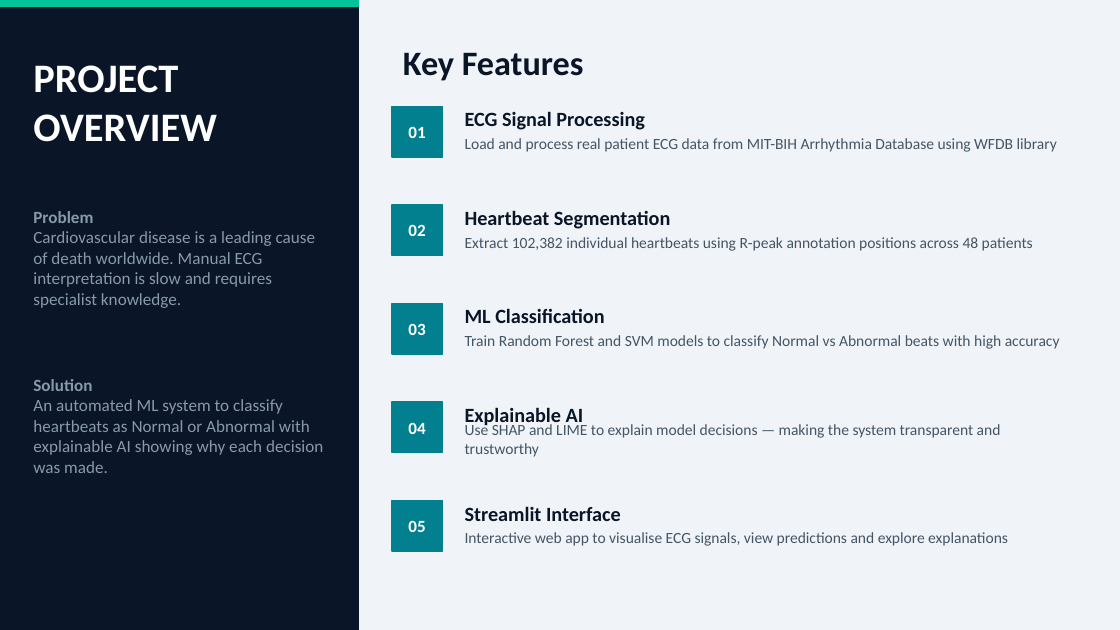
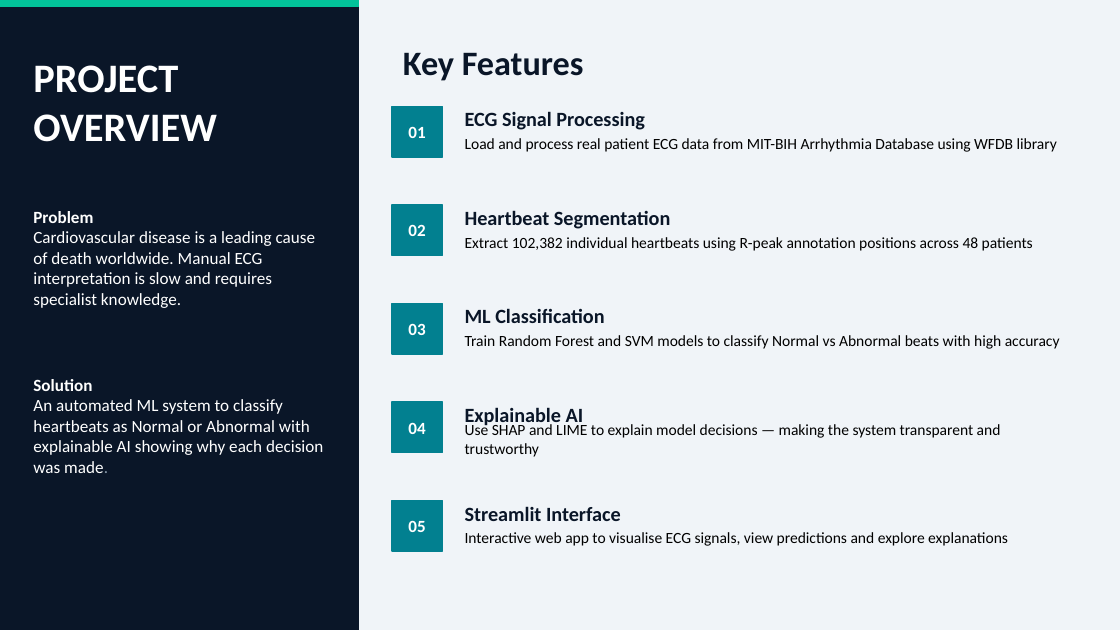
Before and after one commit to saugatpokharel/ecg-heartbeat-classification-xai, a slide deck: slide 2 of Docs/Interim_Presentation_Saugat_Pokharel_3093315.pptx. Drawn at 1120x630 pixels with LibreOffice and Linux fonts; fonts in the diff are those of the drawing. Boxes give left, top, right and bottom in pixels: in the first picture for what was removed or moved away, otherwise in the second. Text is boxed around its words. In the diff, an @@ line names an element or a change of style, - is before the commit and + after.

```diff
--- a/Docs/Interim_Presentation_Saugat_Pokharel_3093315.pptx
+++ b/Docs/Interim_Presentation_Saugat_Pokharel_3093315.pptx
@@ text "Problem" at (33,211,316,308): text colour #8899AA to #FFFFFF @@
@@ text "Solution" at (33,379,323,473): text colour #8899AA to #FFFFFF @@
@@ text colour #445566 to #000000 in 5 elements at (465,138,1057,152), (465,237,1033,251), (465,335,1060,349), (465,422,1001,457), (465,532,1008,546) @@
```
Also in this commit, not shown: 2 other slides changed.
